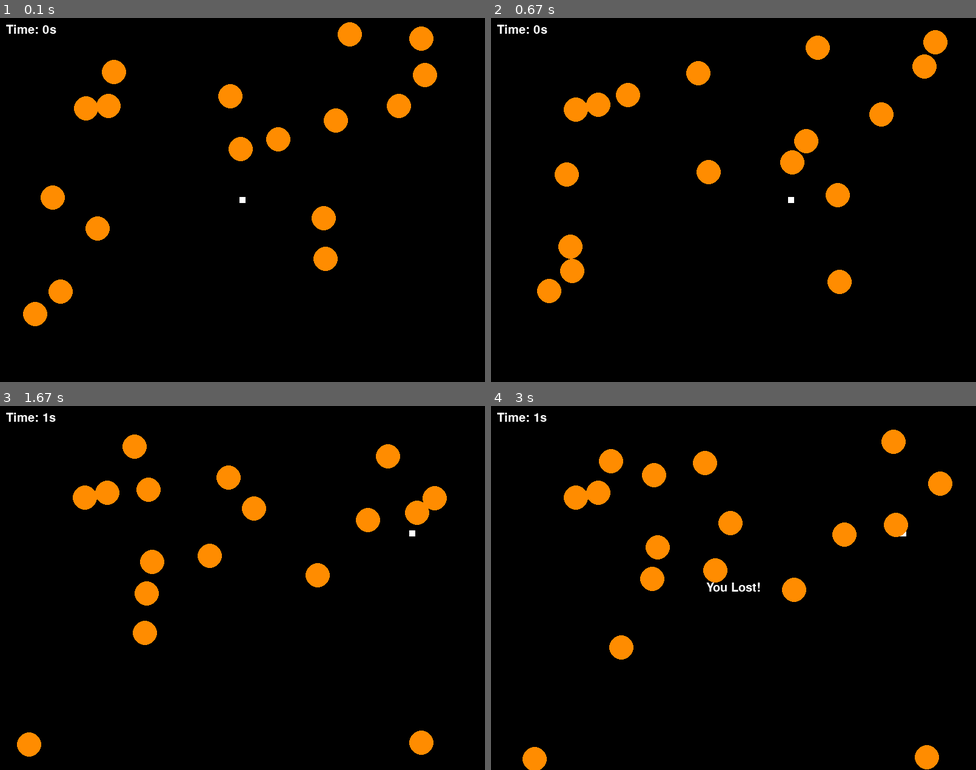
Above: before the commit, frames 1-4 (two rows, left to right).
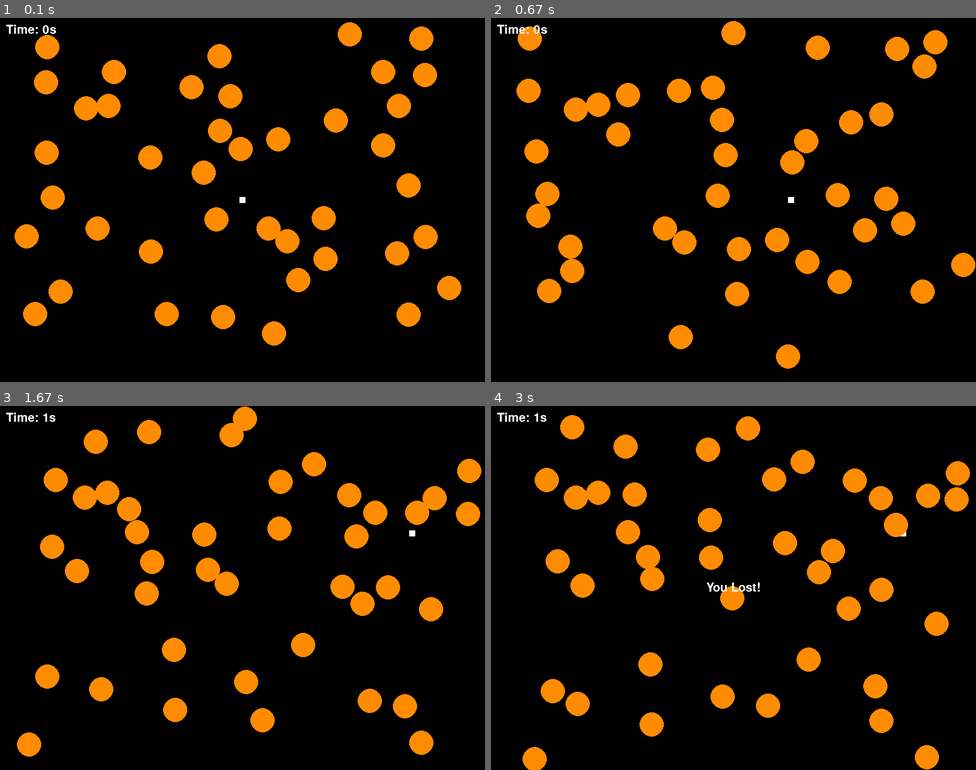
Above: after the commit, the same moments.

Repository: xerone9/learning_pygame
Game: pygame game, started from Save_me_game.py
The game is run twice, just before and just after one commit, with the same random seed, the same clock (stepped at 60 frames per second) and the same inputs.
Inputs:
- Up to frame 1 (0.1 s): no input
- Up to frame 2 (0.67 s): hold Right from 0.33 s (still down)
- Up to frame 3 (1.67 s): release Right at 0.8 s; hold Up 0.83-1.13 s; hold Right 1.17-1.63 s
- Up to frame 4 (3 s): no input

The runs differ from the first frame. In frame 1, 6.2% of the frame differs, in the area x 3-96%, y 4-90%; in frame 2, 7.7%; in frame 3, 10%; in frame 4, 11%, in the area x 9-99%, y 2-91%.

Commit message:
Tetris Game

Diff:
--- a/Save_me_game.py
+++ b/Save_me_game.py
@@ -21,7 +21,7 @@
 BALL_VEL_X = 2
 BALL_VEL_Y = 2
 
-NO_OF_BALLS = 17 # Odd Number Only (Still dont know whats the bug)
+NO_OF_BALLS = 41 # Odd Number Only (Still dont know whats the bug)
 
 PLAYER_WIDTH = BALL_RADIUS / 2
 PLAYER_HEIGHT = PLAYER_WIDTH
@@ -51,6 +51,7 @@
         if start:
             circle.move_ip(vx, vy)
 
+        # Thats causing error if balls are even
         for j, (other_circle, other_vx, other_vy) in enumerate(circles):
             if i != j:
                 distance = math.sqrt((circle.x - other_circle.x) ** 2 + (circle.y - other_circle.y) ** 2)
--- /dev/null
+++ b/tetris_game.py
@@ -0,0 +1,374 @@
+import pygame
+import pygame.mixer
+import random
+import math
+import time
+
+
+pygame.font.init()
+pygame.mixer.init()
+pygame.init()
+
+pygame.display.set_caption("Tetris")
+
+# Define constants
+WIDTH = 800
+HEIGHT = 600
+BG_COLOR = (0,0,0)
+
+BALL_RADIUS = 20
+BALL_COLOR = "dark orange"
+BALL_VEL_X = 2
+BALL_VEL_Y = 2
+
+NO_OF_BALLS = 41 # Odd Number Only (Still dont know whats the bug)
+
+rect_width = 20
+rect_height = 20
+rect_x = (WIDTH / 2) - (rect_width / 2)
+rect_y = 10
+block_color = "blue"
+
+border_width = 2
+border_color = "white"
+
+CORDS = []
+CIRCLES = []
+
+screen = pygame.display.set_mode((WIDTH, HEIGHT))
+FONT = pygame.font.SysFont("comicsans", 30)
+
+
+def t_shape():
+    blocks = []
+    borders = []
+    all_rotations_blocks = []
+    all_rotations_borders = []
+    x_axis = rect_x
+    y_axis = rect_y + rect_height
+
+    for i in range(4):
+        if i <= 2:
+            block = pygame.Rect(x_axis + border_width, rect_y + border_width, rect_width - 2 * border_width,
+                                rect_height - 2 * border_width)
+            border_of_block = pygame.Rect(x_axis, rect_y, rect_width, rect_height)
+            x_axis += rect_width
+            blocks.append(block)
+            borders.append(border_of_block)
+        else:
+            x_axis -= (rect_width * 2)
+            block = pygame.Rect(x_axis + border_width, y_axis + border_width, rect_width - 2 * border_width,
+                                rect_height - 2 * border_width)
+            border_of_block = pygame.Rect(x_axis, y_axis, rect_width, rect_height)
+            blocks.append(block)
+            borders.append(border_of_block)
+
+    all_rotations_blocks.append(blocks)
+    all_rotations_borders.append(borders)
+    blocks = []
+    borders = []
+
+    x_axis = rect_x
+    y_axis = rect_y + rect_height
+
+    for i in range(4):
+        if i <= 2:
+            block = pygame.Rect(x_axis + border_width, y_axis + border_width, rect_width - 2 * border_width,
+                                rect_height - 2 * border_width)
+            border_of_block = pygame.Rect(x_axis, y_axis, rect_width, rect_height)
+            x_axis += rect_width
+            blocks.append(block)
+            borders.append(border_of_block)
+        else:
+            x_axis -= (rect_width * 2)
+            block = pygame.Rect(x_axis + border_width, rect_y + border_width, rect_width - 2 * border_width,
+                                rect_height - 2 * border_width)
+            border_of_block = pygame.Rect(x_axis, rect_y, rect_width, rect_height)
+            blocks.append(block)
+            borders.append(border_of_block)
+
+    all_rotations_blocks.append(blocks)
+    all_rotations_borders.append(borders)
+    blocks = []
+    borders = []
+
+    x_axis = rect_x + rect_width
+    y_axis = rect_y
+    for i in range(4):
+        if i <= 2:
+            block = pygame.Rect(rect_x + border_width, y_axis + border_width, rect_width - 2 * border_width,
+                                rect_height - 2 * border_width)
+            border_of_block = pygame.Rect(rect_x, y_axis, rect_width, rect_height)
+            y_axis += rect_height
+            blocks.append(block)
+            borders.append(border_of_block)
+        else:
+            y_axis -= (rect_height * 2)
+            block = pygame.Rect(x_axis + border_width, y_axis + border_width, rect_width - 2 * border_width,
+                                rect_height - 2 * border_width)
+            border_of_block = pygame.Rect(x_axis, y_axis, rect_width, rect_height)
+            blocks.append(block)
+            borders.append(border_of_block)
+
+    all_rotations_blocks.append(blocks)
+    all_rotations_borders.append(borders)
+    blocks = []
+    borders = []
+
+    x_axis = rect_x - rect_width
+    y_axis = rect_y
+    for i in range(4):
+        if i <= 2:
+            block = pygame.Rect(rect_x + border_width, y_axis + border_width, rect_width - 2 * border_width,
+                                rect_height - 2 * border_width)
+            border_of_block = pygame.Rect(rect_x, y_axis, rect_width, rect_height)
+            y_axis += rect_height
+            blocks.append(block)
+            borders.append(border_of_block)
+        else:
+            y_axis -= (rect_height * 2)
+            block = pygame.Rect(x_axis + border_width, y_axis + border_width, rect_width - 2 * border_width,
+                                rect_height - 2 * border_width)
+            border_of_block = pygame.Rect(x_axis, y_axis, rect_width, rect_height)
+            blocks.append(block)
+            borders.append(border_of_block)
+
+    all_rotations_blocks.append(blocks)
+    all_rotations_borders.append(borders)
+
+    random_choice = random.randint(0, 3)
+
+    blocks = all_rotations_blocks[random_choice]
+    borders = all_rotations_borders[random_choice]
+
+    return blocks, borders
+
+
+def l_shape():
+    blocks = []
+    borders = []
+    x_axis = rect_x
+    y_axis = rect_y
+
+    for i in range(4):
+        if i <= 2:
+            block = pygame.Rect(x_axis + border_width, y_axis + border_width, rect_width - 2 * border_width,
+                                rect_height - 2 * border_width)
+            border_of_block = pygame.Rect(x_axis, y_axis, rect_width, rect_height)
+            y_axis += rect_height
+            blocks.append(block)
+            borders.append(border_of_block)
+        else:
+            x_axis += rect_width
+            block = pygame.Rect(x_axis + border_width, rect_y + border_width, rect_width - 2 * border_width,
+                                rect_height - 2 * border_width)
+            border_of_block = pygame.Rect(x_axis, rect_y, rect_width, rect_height)
+            blocks.append(block)
+            borders.append(border_of_block)
+
+    return blocks, borders
+
+
+def s_shape():
+    blocks = []
+    borders = []
+    x_axis = rect_x
+    y_axis = rect_y
+
+    for i in range(4):
+        if i <= 1:
+            block = pygame.Rect(rect_x + border_width, y_axis + border_width, rect_width - 2 * border_width,
+                                rect_height - 2 * border_width)
+            border_of_block = pygame.Rect(rect_x, y_axis, rect_width, rect_height)
+            y_axis += rect_height
+            blocks.append(block)
+            borders.append(border_of_block)
+        elif i <= 2:
+            x_axis += rect_width
+            y_axis -= rect_height
+            block = pygame.Rect(x_axis + border_width, y_axis + border_width, rect_width - 2 * border_width,
+                                rect_height - 2 * border_width)
+            border_of_block = pygame.Rect(x_axis, y_axis, rect_width, rect_height)
+            y_axis += rect_height
+            blocks.append(block)
+            borders.append(border_of_block)
+        else:
+            block = pygame.Rect(x_axis + border_width, y_axis + border_width, rect_width - 2 * border_width,
+                                rect_height - 2 * border_width)
+            border_of_block = pygame.Rect(x_axis, y_axis, rect_width, rect_height)
+            blocks.append(block)
+            borders.append(border_of_block)
+
+    return blocks, borders
+
+
+def box_shape():
+    blocks = []
+    borders = []
+    x_axis = rect_x
+    y_axis = rect_y + rect_height
+
+    for i in range(4):
+        if i <= 1:
+            block = pygame.Rect(x_axis + border_width, rect_y + border_width, rect_width - 2 * border_width,
+                                rect_height - 2 * border_width)
+            border_of_block = pygame.Rect(x_axis, rect_y, rect_width, rect_height)
+            x_axis += rect_width
+            blocks.append(block)
+            borders.append(border_of_block)
+        elif i <= 2:
+            x_axis = rect_x
+            block = pygame.Rect(x_axis + border_width, y_axis + border_width, rect_width - 2 * border_width,
+                                rect_height - 2 * border_width)
+            border_of_block = pygame.Rect(x_axis, y_axis, rect_width, rect_height)
+            blocks.append(block)
+            borders.append(border_of_block)
+        else:
+            x_axis += rect_width
+            block = pygame.Rect(x_axis + border_width, y_axis + border_width, rect_width - 2 * border_width,
+                                rect_height - 2 * border_width)
+            border_of_block = pygame.Rect(x_axis, y_axis, rect_width, rect_height)
+            blocks.append(block)
+            borders.append(border_of_block)
+
+    return blocks, borders
+
+
+def bar_shape():
+    blocks = []
+    all_rotations_blocks = []
+    borders = []
+    all_rotations_borders = []
+    x_axis = rect_x
+    for i in range(4):
+        block = pygame.Rect(x_axis + border_width, rect_y + border_width, rect_width - 2 * border_width,
+                            rect_height - 2 * border_width)
+        border_of_block = pygame.Rect(x_axis, rect_y, rect_width, rect_height)
+        x_axis += rect_width
+        blocks.append(block)
+        borders.append(border_of_block)
+
+    all_rotations_blocks.append(blocks)
+    all_rotations_borders.append(borders)
+
+    blocks = []
+    borders = []
+    y_axis = rect_y
+    for i in range(4):
+        block = pygame.Rect(rect_x + border_width, y_axis + border_width, rect_width - 2 * border_width,
+                            rect_height - 2 * border_width)
+        border_of_block = pygame.Rect(rect_x, y_axis, rect_width, rect_height)
+        y_axis += rect_height
+        blocks.append(block)
+        borders.append(border_of_block)
+
+    all_rotations_blocks.append(blocks)
+    all_rotations_borders.append(borders)
+
+    random_choice = random.randint(0,1)
+
+    blocks = all_rotations_blocks[random_choice]
+    borders = all_rotations_borders[random_choice]
+
+    return blocks, borders
+
+
+def draw(shape):
+    screen.fill(BG_COLOR)
+
+    # pygame.draw.rect(screen, "white", border_of_block, border_width)
+    # pygame.draw.rect(screen, "blue", block)
+
+    cords = []
+    for block, border in zip(shape[0], shape[1]):
+        pygame.draw.rect(screen, border_color, border, border_width)
+        pygame.draw.rect(screen, block_color, block)
+        cords.append((block.x, block.y))
+
+    # new_x = cords[-1][0]
+    # new_y = cords[-1][1]
+    #
+    # rotated_cords = []
+    #
+    # for i in range(len(cords)):
+    #     rotated_cords.append((new_x, new_y))
+    #     new_y += rect_width
+    #
+    # for block, border, cords in zip(shape[0], shape[1], rotated_cords):
+    #     border.x, border.y = (cords[0] - 2, cords[1]-2)
+    #     block.x, block.y = cords
+
+
+
+
+
+
+    pygame.display.update()
+
+
+def main():
+    clock = pygame.time.Clock()
+
+    # block = pygame.Rect(rect_x + border_width, rect_y + border_width, rect_width - 2 * border_width, rect_height - 2 * border_width)
+    # border_of_block = pygame.Rect(rect_x, rect_y, rect_width, rect_height)
+
+    bar = bar_shape()
+    box = box_shape()
+    t = t_shape()
+    s = s_shape()
+    l = l_shape()
+
+    # shape = random.choice([bar, box, t, s, l])
+    shape = t
+
+    running = True
+    while running:
+        for event in pygame.event.get():
+            if event.type == pygame.QUIT:
+                running = False
+
+        keys = pygame.key.get_pressed()
+        if keys[pygame.K_UP]:
+            cords = []
+            for block, border in zip(shape[0], shape[1]):
+                cords.append((block.x, block.y))
+
+            new_x = cords[-1][0]
+            new_y = cords[-1][1]
+
+            rotated_cords = []
+
+            for i in range(len(cords)):
+                rotated_cords.append((new_x, new_y))
+                new_y += rect_width
+
+            for block, border, cords in zip(shape[0], shape[1], rotated_cords):
+                border.x, border.y = (cords[0] - 2, cords[1] - 2)
+                block.x, block.y = cords
+
+        # if keys[pygame.K_LEFT] and player.x - PLAYER_VEL >= 0:
+        #     start = True
+        #     player.x -= PLAYER_VEL
+        # if keys[pygame.K_RIGHT] and player.x + PLAYER_VEL + player.width <= WIDTH:
+        #     start = True
+        #     player.x += PLAYER_VEL
+        #
+        # if keys[pygame.K_DOWN] and player.y + PLAYER_VEL + player.height <= HEIGHT:
+        #     start = True
+        #     player.y += PLAYER_VEL
+
+
+        # if hit:
+        #     lost_text = FONT.render("You Lost!", 1, "white")
+        #     screen.blit(lost_text, (WIDTH / 2 - lost_text.get_width() / 2, HEIGHT / 2 - lost_text.get_height() / 2))
+        #     pygame.display.update()
+        #     pygame.time.delay(5000)
+        #     break
+
+
+        clock.tick(10)
+        draw(shape)
+
+
+if __name__ == "__main__":
+    main()
